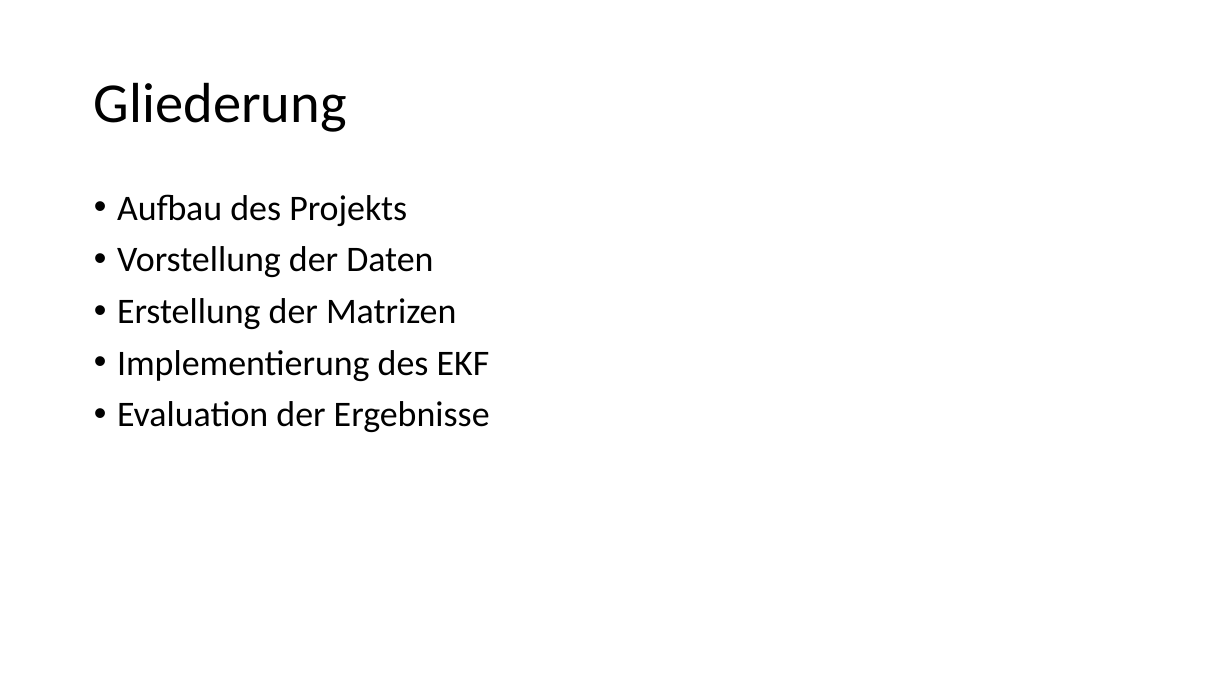
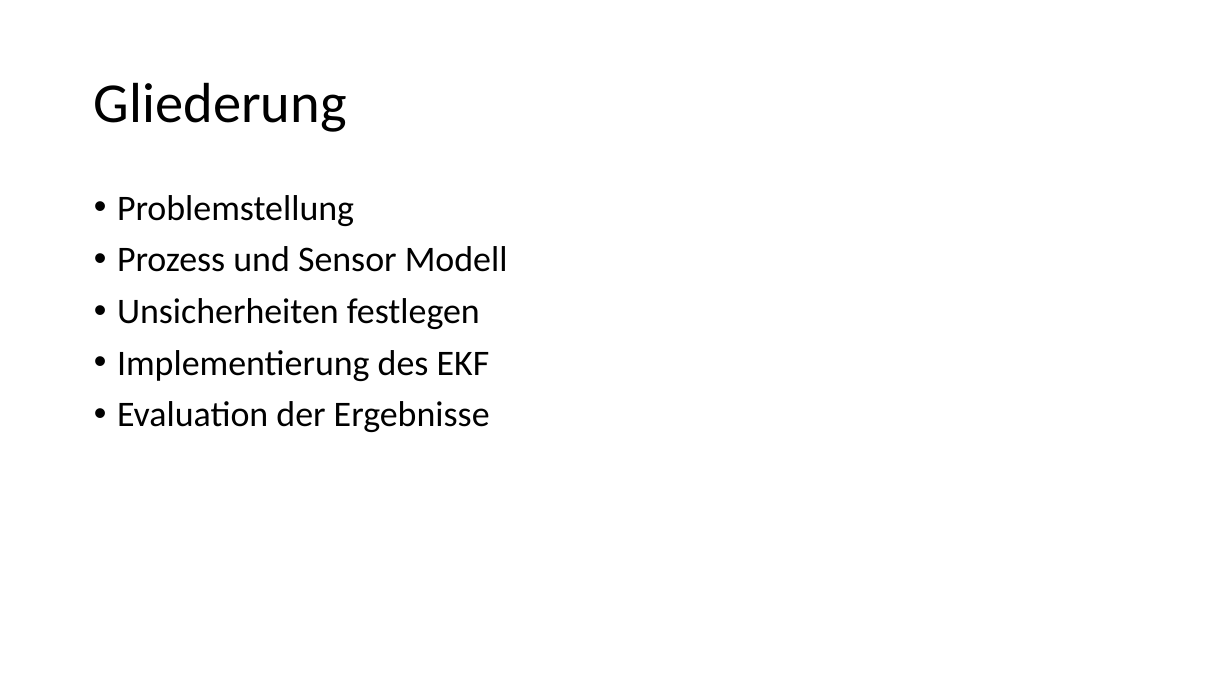
Before and after one commit to MrxPoopybutthole/situation, a slide deck: slide 2 of präsentation.pptx. Drawn at 1232x693 pixels with LibreOffice and Linux fonts; fonts in the diff are those of the drawing. Boxes give left, top, right and bottom in pixels: in the first picture for what was removed or moved away, otherwise in the second. Text is boxed around its words. In the diff, an @@ line names an element or a change of style, - is before the commit and + after.

```diff
--- a/präsentation.pptx
+++ b/präsentation.pptx
@@ text at (x1=117, y1=195, x2=508, y2=329): text changed @@
-• Aufbau des Projekts
-• Vorstellung der Daten
-• Erstellung der Matrizen
+• Problemstellung
+• Prozess und Sensor Modell
+• Unsicherheiten festlegen
```
Also in this commit, not shown: 2 other slides changed, 8 slides added, 4 slides removed, 29 other files.
